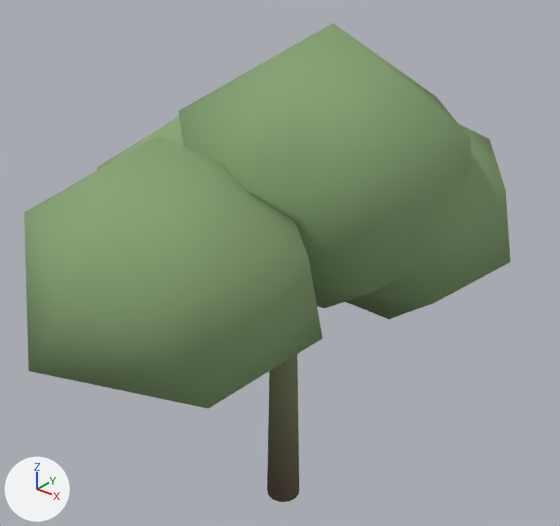
The Blender file asset_sources/blender/flora/fill_a.blend as it was, and as the next commit left it.
Before and after are seen from a camera (50 mm lens) standing at (2.52, -3.18, 4.78) and looking at (-0.15, 0.16, 2.71). Arrows for +X, +Y and +Z are at lower left; the lights stay in place. The older version comes first.

The scene before the commit, as lines of its bpy script (objects in view):
```python
me_cone = bpy.data.meshes.new('Cone')
me_cone.from_pydata(...)  # 88 vertices, 104 faces; spans x -1.31..1.1, y -1.53..1.09, z 0.0..3.05
me_cone.polygons.foreach_set('use_smooth', [True] * 104)
me_cone.materials.append(mat_m_fill_a)
ob_fill_a = bpy.data.objects.new('fill_a', me_cone)
ob_fill_a.location = (0.0, 0.0, 1.11)
```
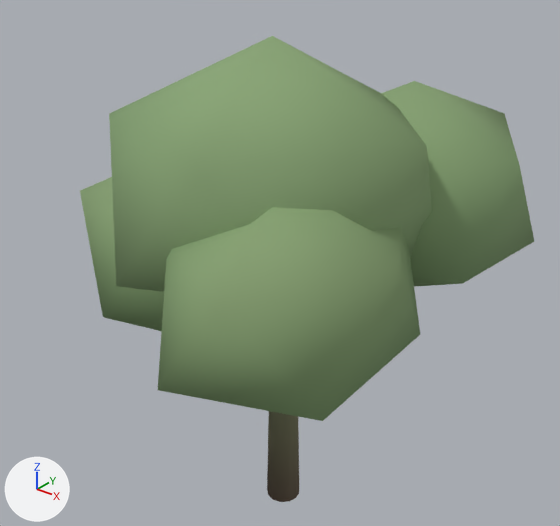
Edits to the scene script, one JSON object a line:
```json
{"block": "me_cone", "where": "# used by ob_fill_a; location = (0.0, 0.0, 1.11)"}
{"op": "remove", "block": "me_cone", "code": "me_cone.from_pydata(...)  # 88 vertices, 104 faces; spans x -1.31..1.1, y -1.53..1.09, z 0.0..3.05"}
{"op": "add", "block": "me_cone", "code": "me_cone.from_pydata(...)  # 88 vertices, 104 faces; spans x -1.75..1.03, y -1.19..1.47, z 0.0..2.99"}
{"block": "me_cone", "change": "me_cone part 1: 64 of 88 vertices moved; they spanned x -1.31..1.1, y -1.53..1.09, z 1.15..3.05 and now span x -1.75..1.03, y -1.19..1.47, z 0.74..2.99; mean shift (-0.03, 0.14, -0.15); largest move (0.18, -0.23, 2.26) -> (-0.55, 1.25, 1.88)"}
```

Where the change shows, as pixel boxes [x1, y1, x2, y2] in the pictures (560 x 526 px; the box of a moved part takes in the faces that stretch with it):
```json
{"object": "fill_a", "change": "reshaped", "before": [24, 23, 510, 502], "after": [80, 36, 534, 502], "on screen": "7% narrower"}
{"part": 1, "of": "me_cone", "change": "moved or reshaped", "before": [24, 23, 510, 409], "after": [80, 36, 534, 421]}
```
